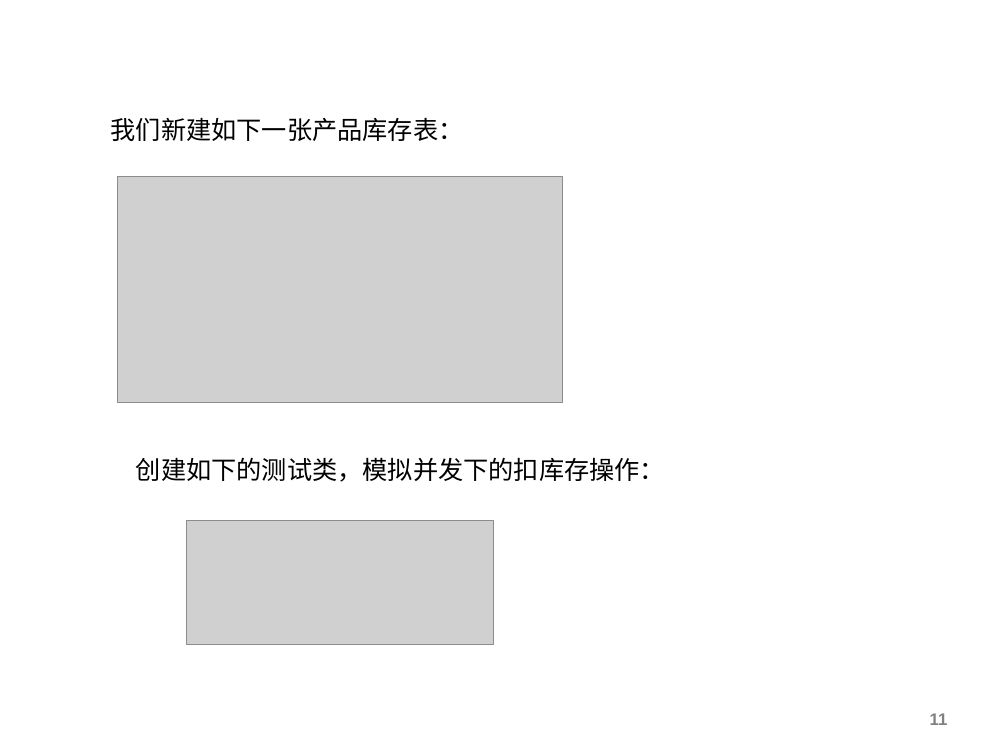
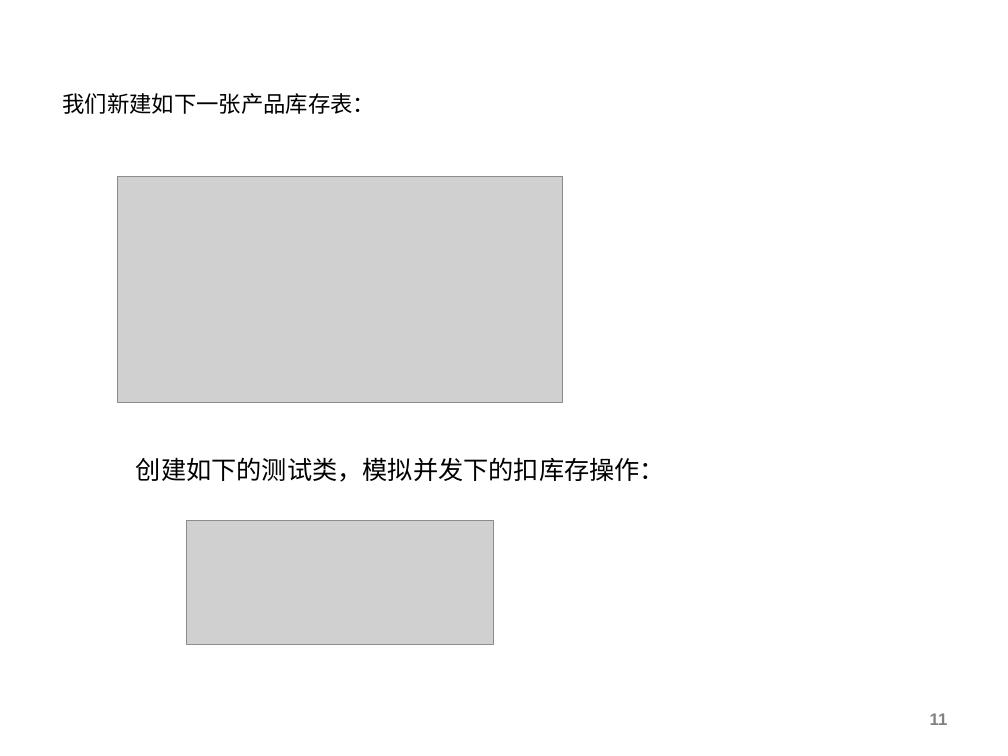
Before and after one commit to charlesmao/document, a slide deck: slide 11 of 分布式锁的三种实现方式-20180419.pptx. Drawn at 1008x756 pixels with LibreOffice and Linux fonts; fonts in the diff are those of the drawing; grey boxes stand for pictures; background and template pictures are left out. Boxes give left, top, right and bottom in pixels: in the first picture for what was removed or moved away, otherwise in the second. Text is boxed around its words. In the diff, an @@ line names an element or a change of style, - is before the commit and + after.

```diff
--- a/分布式锁的三种实现方式-20180419.pptx
+++ b/分布式锁的三种实现方式-20180419.pptx
@@ title "我们新建如下一张产品库存表：": place and size @@
-title "我们新建如下一张产品库存表：" at <box>111,117,464,141</box>
+title "我们新建如下一张产品库存表：" at <box>63,93,375,114</box>
@@ title "我们新建如下一张产品库存表：" at <box>63,93,375,114</box>: size 18 to 16 pt, font Arial to Noto Sans CJK SC; vertical alignment top to middle @@
```
Also in this commit, not shown: 11 other slides changed, 9 slides added, 10 slides removed.
